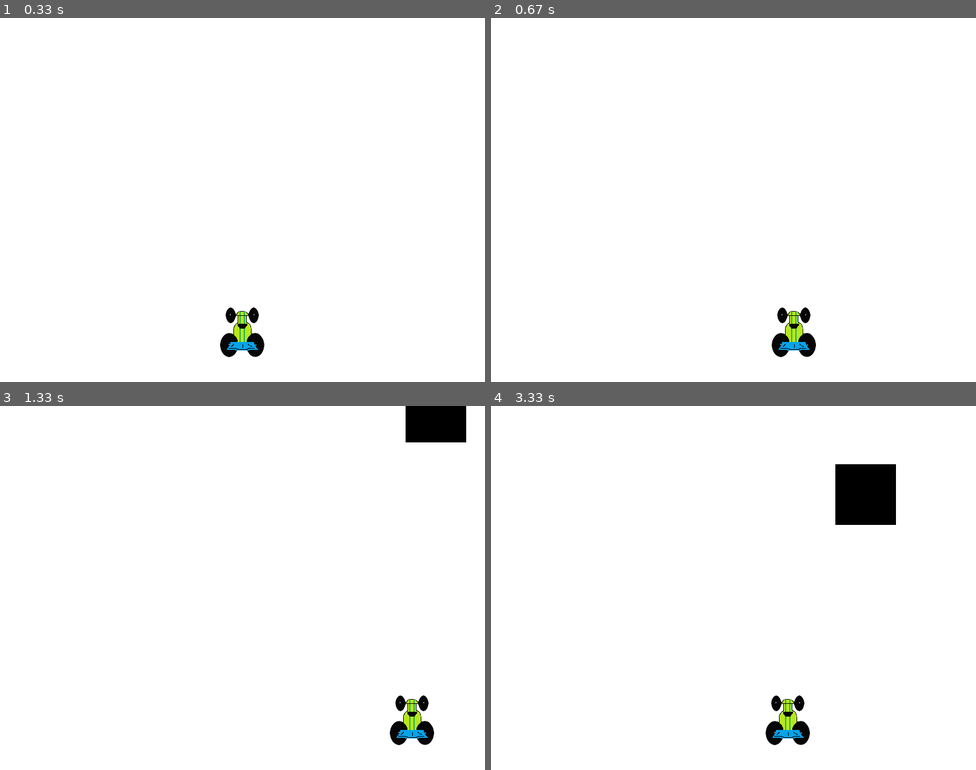
Above: before the commit, frames 1-4 (two rows, left to right).
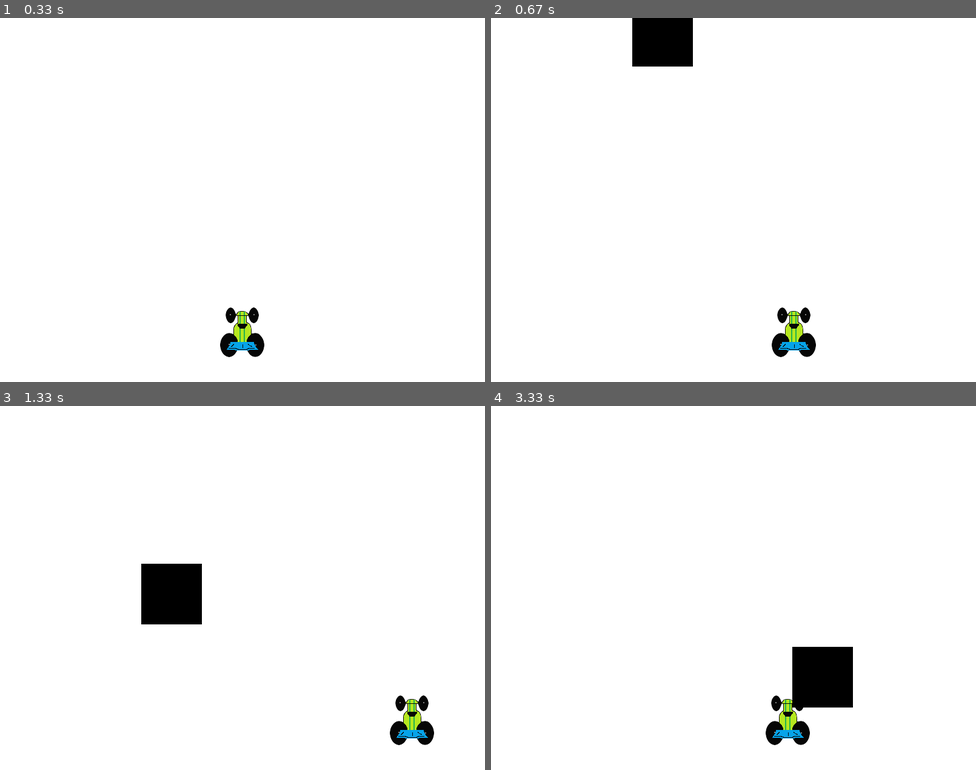
Above: after the commit, the same moments.

Repository: davidjamesbutton/pygame-sentdex
Game: pygame game, started from main.py
Two runs of this game, one before a commit and one after it. Both use one fixed random seed, a clock stepped at 60 frames per second and the inputs below.
Inputs:
- Up to frame 1 (0.33 s): no input
- Up to frame 2 (0.67 s): hold Right from 0.33 s (still down)
- Up to frame 3 (1.33 s): release Right at 0.8 s; hold Right 0.83-1.3 s
- Up to frame 4 (3.33 s): hold Left 1.33-1.87 s; hold Left 1.9-2.3 s; hold Right 2.33-2.97 s; hold Left from 3 s (still down)

Frame 1 is identical in both runs. In frame 2, 1.7% of the frame differs, in the area x 29-42%, y 0-14%; in frame 3, 3.3%; in frame 4, 4.1%, in the area x 62-84%, y 16-83%.

Commit message:
Refactor for readibility

Diff:
--- a/main.py
+++ b/main.py
@@ -9,7 +9,7 @@
 FPS = 60
 COLOUR_BLACK = (0, 0, 0)
 COLOUR_WHITE = (255, 255, 255)
-X_SPEED = 5
+CAR_X_SPEED = 5
 
 pygame.init()
 
@@ -21,11 +21,11 @@
 
 car_img = pygame.image.load('racecar.png')
 
-def block(x, y, width, height, colour):
-    pygame.draw.rect(game_display, colour, [x, y, width, height])
+def draw_block(left, top, width, height):
+    pygame.draw.rect(game_display, COLOUR_BLACK, [left, top, width, height])
 
-def car(x, y):
-    game_display.blit(car_img, (x, y))
+def draw_car(left, top):
+    game_display.blit(car_img, (left, top))
 
 def crash():
     message_display('You Crashed')
@@ -53,16 +53,18 @@
     return text_surface, text_surface.get_rect()
 
 def game_loop():
-    x = 0.5 * (DISPLAY_WIDTH - car_img.get_width())
-    y = DISPLAY_HEIGHT - 1.5 * car_img.get_height()
+    car_pos_left = 0.5 * (DISPLAY_WIDTH - car_img.get_width())
+    car_pos_top = DISPLAY_HEIGHT - 1.5 * car_img.get_height()
 
-    block_x = random.randrange(0, DISPLAY_WIDTH)
-    block_y = -600
-    block_speed = 7
     block_width = 100
     block_height = 100
+    block_pos_left = random.randrange(0, DISPLAY_WIDTH - block_width)
+    block_pos_top = -3 * block_height
+    block_speed = 7
 
     while True:
+
+        ### HANDLE INPUT EVENTS
 
         for event in pygame.event.get():
             if event.type == pygame.QUIT:
@@ -72,27 +74,31 @@
 
         keys = pygame.key.get_pressed()
 
-        x_change = 0
+        car_x_change = 0
 
         if keys[pygame.K_LEFT]:
-            x_change -= X_SPEED
+            car_x_change -= CAR_X_SPEED
         if keys[pygame.K_RIGHT]:
-            x_change += X_SPEED
+            car_x_change += CAR_X_SPEED
 
-        x += x_change
+        ### UPDATE GAME STATE
 
-        if x + car_img.get_width() > DISPLAY_WIDTH or x < 0:
+        car_pos_left += car_x_change
+
+        if car_pos_left + car_img.get_width() > DISPLAY_WIDTH or car_pos_left < 0:
             crash()
 
-        block_y += block_speed
+        block_pos_top += block_speed
 
-        if block_y > DISPLAY_HEIGHT:
-            block_y = 0 - block_height
-            block_x = random.randrange(0, DISPLAY_WIDTH)
+        if block_pos_top > DISPLAY_HEIGHT:
+            block_pos_top = 0 - block_height
+            block_pos_left = random.randrange(0, DISPLAY_WIDTH - block_width)
+
+        ### DRAW GAME STATE
 
         game_display.fill(COLOUR_WHITE)
-        car(x, y)
-        block(block_x, block_y, block_width, block_height, COLOUR_BLACK)
+        draw_car(car_pos_left, car_pos_top)
+        draw_block(block_pos_left, block_pos_top, block_width, block_height)
 
         pygame.display.update()
 
